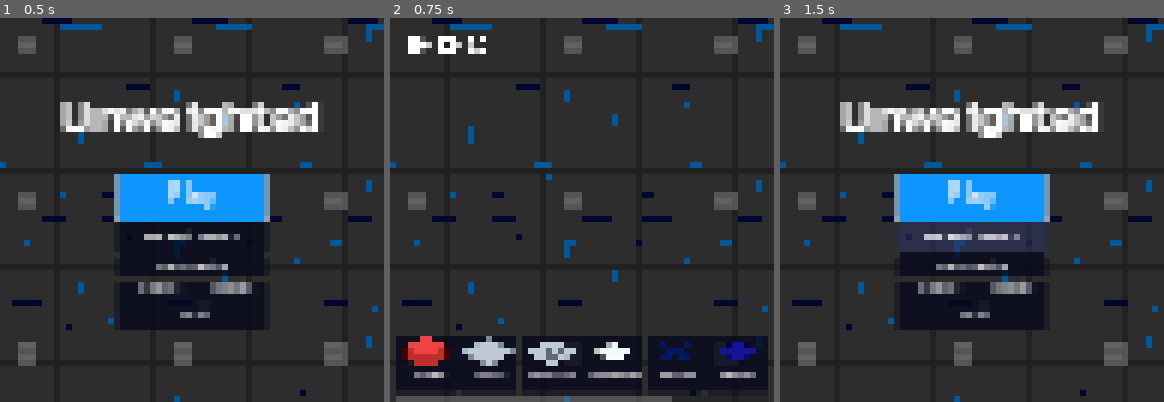
Above: before the commit, frames 1-3 (left to right).
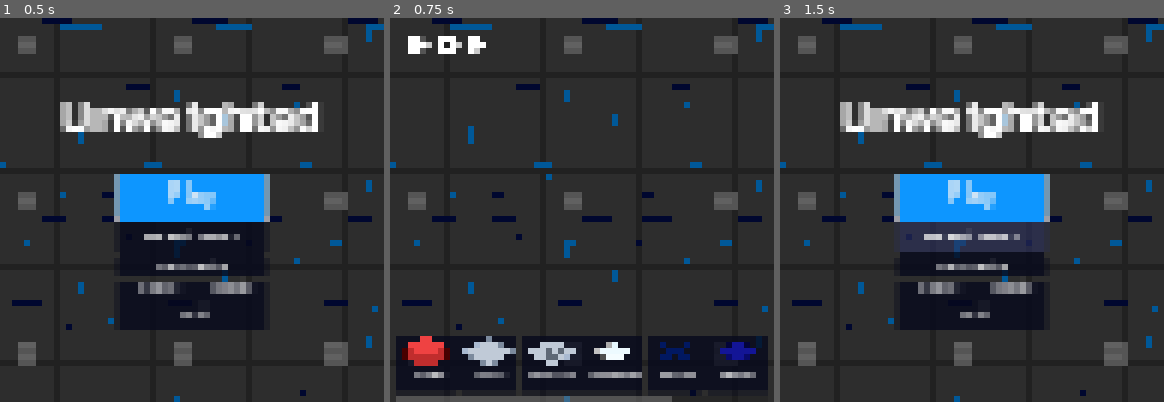
Above: after the commit, the same moments.

Repository: kdreese/gmtk-2022
Game: Godot game, scene res://src/states/menu.tscn
The game is run twice, just before and just after one commit, with the same random seed, the same clock (stepped at 60 frames per second) and the same inputs.
Inputs (mouse positions are in pixels of both pictures, inside the frame that each line leads up to):
- Up to frame 1 (0.5 s): no input
- Up to frame 2 (0.75 s): click "Level Editor" at 0.5 s
- Up to frame 3 (1.5 s): click (806, 44) at 1.25 s

Frame 1 is identical in both runs. In frame 2, 0.1% of the frame differs, in the area x 20-25%, y 4-10%; in frame 3, nothing differs.

Commit message:
Fixed level loading, added new icons.

Diff:
--- a/src/states/game.gd
+++ b/src/states/game.gd
@@ -36,7 +36,7 @@
 	show_best_score()
 
 
-func play_level_from_string(data: String):
+func play_level_from_editor(data: String):
 	single_level = true
 	from_level_editor = true
 	Global.current_level_idx = -1
@@ -230,8 +230,15 @@
 
 
 func go_to_menu() -> void:
+	Global.level_to_load = []
 	Autosplitter.run_reset()
 	var error := get_tree().change_scene_to_file("res://src/states/menu.tscn")
+	assert(not error)
+
+
+func go_to_level_editor() -> void:
+	Global.level_to_load = current_level_data
+	var error := get_tree().change_scene_to_file("res://src/states/level_editor.tscn")
 	assert(not error)
 
 
@@ -249,11 +256,8 @@
 
 
 func to_next_level() -> void:
-	Global.level_to_load = []
 	if from_level_editor:
-		Global.level_to_load = current_level_data
-		var error := get_tree().change_scene_to_file("res://src/states/level_editor.tscn")
-		assert(not error)
+		go_to_level_editor()
 	elif single_level:
 		go_to_menu()
 	else:
--- a/src/states/level_editor.gd
+++ b/src/states/level_editor.gd
@@ -309,7 +309,7 @@
 	get_tree().get_root().add_child(game)
 	get_tree().set_current_scene(game)
 	get_tree().get_root().remove_child(self)
-	game.play_level_from_string(Utils.b64_encode(result[1]))
+	game.play_level_from_editor(Utils.b64_encode(result[1]))
 
 
 func show_options() -> void:
--- a/src/states/level_editor.tscn
+++ b/src/states/level_editor.tscn
@@ -5,7 +5,6 @@
 [ext_resource type="Texture2D" uid="uid://cxsyfhqem7t84" path="res://assets/ui/exit_icon.png" id="3_f6rx2"]
 [ext_resource type="Texture2D" uid="uid://cyn40eyrssg4o" path="res://assets/ui/options_icon.png" id="4_y0bpk"]
 [ext_resource type="PackedScene" uid="uid://dmsmgwdkar4s4" path="res://src/states/options_menu.tscn" id="5_8fy68"]
-[ext_resource type="Texture2D" uid="uid://bob6r2wmu057x" path="res://assets/ui/restart_icon.png" id="5_wnxw5"]
 [ext_resource type="PackedScene" uid="uid://chme4uuaoc2he" path="res://src/states/ui/weight_editor.tscn" id="6_4xh8i"]
 [ext_resource type="Texture2D" uid="uid://cjy2d8oygcyhc" path="res://assets/tiles/x_off.png" id="6_05gg7"]
 [ext_resource type="Texture2D" uid="uid://dq45l34jae3fo" path="res://assets/tiles/base_tile.png" id="6_87l6y"]
@@ -15,6 +14,7 @@
 [ext_resource type="Texture2D" uid="uid://dgrlucsbwni0c" path="res://assets/objects/finish_pad_icon.png" id="8_8rank"]
 [ext_resource type="Texture2D" uid="uid://57fgilevdwgm" path="res://assets/tiles/start_tile.png" id="8_aqdsn"]
 [ext_resource type="Texture2D" uid="uid://e2r00u8iv48j" path="res://assets/objects/toggle_off.png" id="8_iea75"]
+[ext_resource type="Texture2D" uid="uid://opmnyi4ucrc3" path="res://assets/ui/play_icon.png" id="12_qhjin"]
 
 [node name="LevelEditor" type="Node2D"]
 script = ExtResource("1_dmuef")
@@ -165,7 +165,7 @@
 [node name="PlayButton" type="TextureButton" parent="CanvasLayer/UI/H"]
 layout_mode = 2
 tooltip_text = "Play Level"
-texture_normal = ExtResource("5_wnxw5")
+texture_normal = ExtResource("12_qhjin")
 
 [node name="PopupPanel" type="AcceptDialog" parent="CanvasLayer/UI"]
 unique_name_in_owner = true
Binary file added: assets/ui/edit_icon.png
Not shown, added: assets/ui/edit_icon.png.import
Binary file changed: assets/ui/exit_icon.png
Binary file added: assets/ui/play_icon.png
Not shown, added: assets/ui/play_icon.png.import
